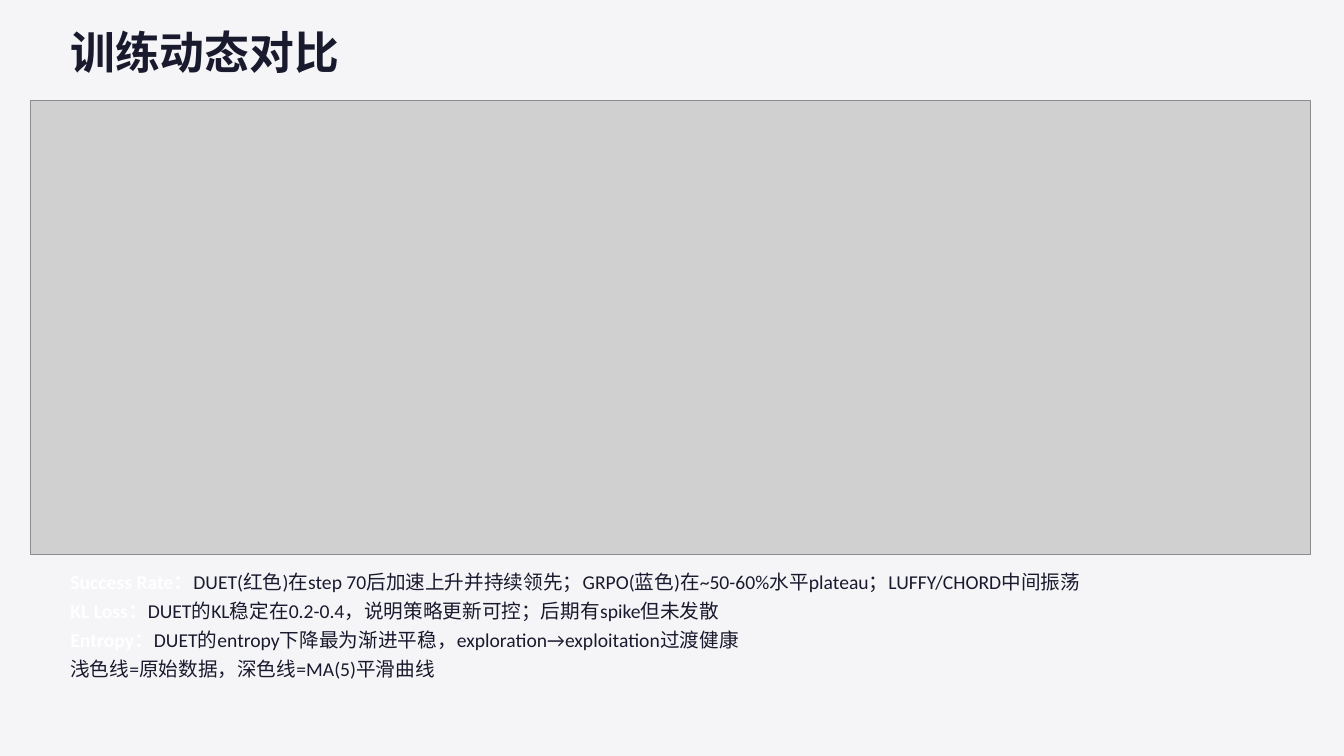
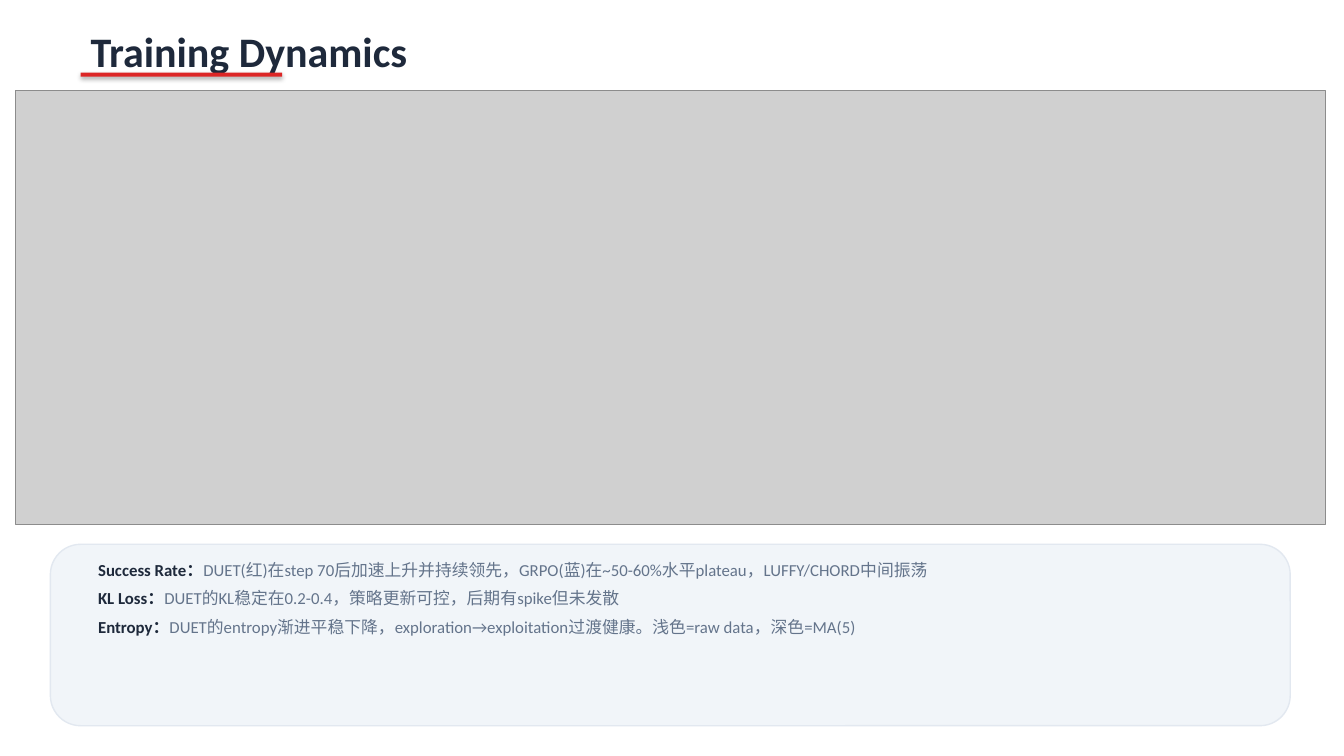
Before and after one commit to qishenghu/EvolAnalsis, a slide deck: slide 6 of analysis_outputs/duet_0329_analysis/DUET_ALFWorld_Analysis_Report.pptx. Drawn at 1344x756 pixels with LibreOffice and Linux fonts; fonts in the diff are those of the drawing; grey boxes stand for pictures. Boxes give left, top, right and bottom in pixels: in the first picture for what was removed or moved away, otherwise in the second. Text is boxed around its words. In the diff, an @@ line names an element or a change of style, - is before the commit and + after.

```diff
--- a/analysis_outputs/duet_0329_analysis/DUET_ALFWorld_Analysis_Report.pptx
+++ b/analysis_outputs/duet_0329_analysis/DUET_ALFWorld_Analysis_Report.pptx
@@ background #F5F5F8 to #FFFFFF @@
@@ text at (x1=91, y1=37, x2=407, y2=77): text changed; size 32 to 30 pt; text colour #1A1A2E to #1E293B @@
-训练动态对比
+Training Dynamics
@@ rectangle added at (x1=81, y1=73, x2=282, y2=77), fill #DC2626 @@
@@ picture resized from (x1=30, y1=101, x2=1311, y2=555) to (x1=15, y1=91, x2=1326, y2=524) @@
@@ rounded rectangle added at (x1=50, y1=544, x2=1291, y2=726), fill #F1F5F9, outline #E2E8F0 1 pt @@
@@ text at (x1=98, y1=562, x2=927, y2=636): text changed; size 14 to 12 pt; text colour #1A1A2E to #64748B @@
-Success Rate：DUET(红色)在step 70后加速上升并持续领先；GRPO(蓝色)在~50-60%水平plateau；LUFFY/CHORD中间振荡
-KL Loss：DUET的KL稳定在0.2-0.4，说明策略更新可控；后期有spike但未发散
-Entropy：DUET的entropy下降最为渐进平稳，exploration→exploitation过渡健康
-浅色线=原始数据，深色线=MA(5)平滑曲线
+Success Rate：DUET(红)在step 70后加速上升并持续领先，GRPO(蓝)在~50-60%水平plateau，LUFFY/CHORD中间振荡
+KL Loss：DUET的KL稳定在0.2-0.4，策略更新可控，后期有spike但未发散
+Entropy：DUET的entropy渐进平稳下降，exploration→exploitation过渡健康。浅色=raw data，深色=MA(5)
```
Also in this commit, not shown: 6 other slides changed, 3 slides added, 3 slides removed, 1 other file.
